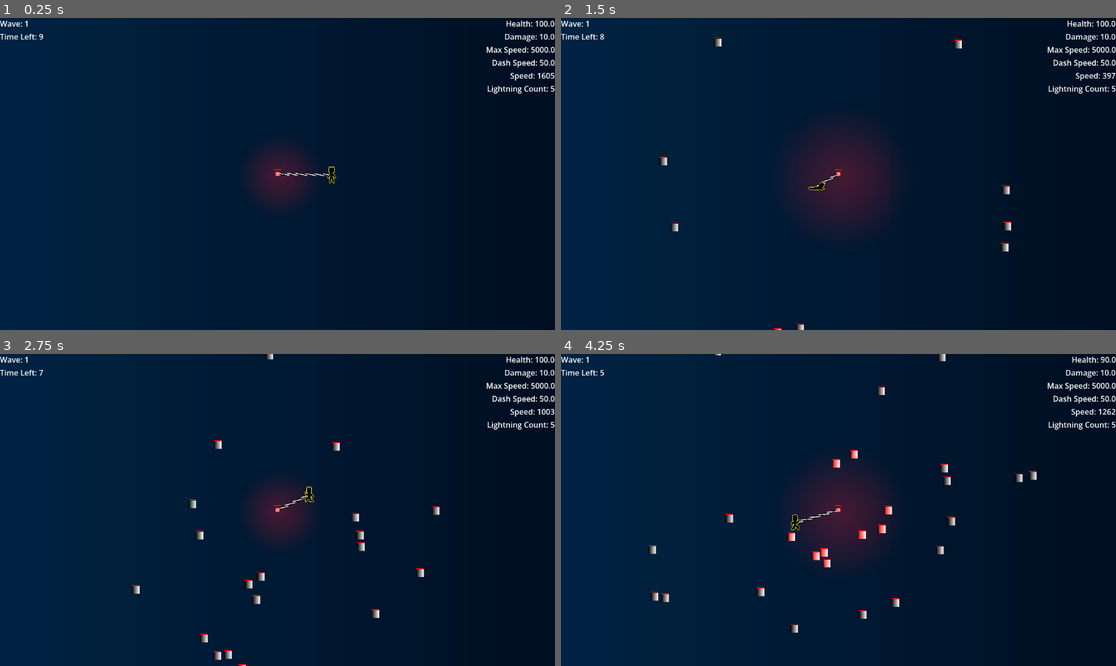
Above: before the commit, frames 1-4 (two rows, left to right).
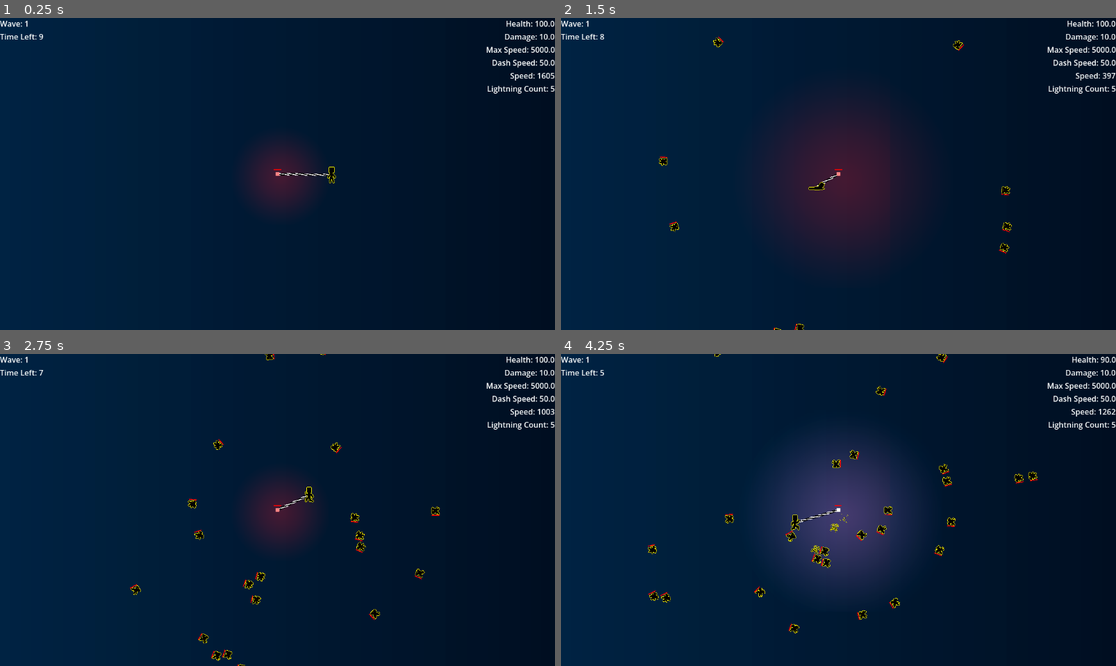
Above: after the commit, the same moments.

Repository: Blulow/majorjam
Game: Godot game, scene res://scenes/game.tscn
Two runs of this game, one before a commit and one after it. Both use one fixed random seed, a clock stepped at 60 frames per second and the inputs below.
Inputs (mouse positions are in pixels of both pictures, inside the frame that each line leads up to):
- Up to frame 1 (0.25 s): no input
- Up to frame 2 (1.5 s): move the mouse to (960, 158) at 0.52 s; hold Up (up) 0.53-1.28 s; hold Right (right) from 0.53 s (still down); click (960, 158) at 0.67 s; move the mouse to (727, 189) at 1.27 s; tap Shift (dash) at 1.35 s
- Up to frame 3 (2.75 s): tap Up (up) at 1.52, 1.55, 1.82 s; move the mouse to (333, 441) at 2.02 s; release Right (right) at 2.03 s; hold Left (left) from 2.03 s (still down); hold Up (up) from 2.03 s (still down)
- Up to frame 4 (4.25 s): move the mouse to (810, 572) at 2.77 s; release Left (left) at 2.78 s; release Up (up) at 2.78 s; hold Right (right) from 2.78 s (still down); tap Shift (dash) at 2.85 s; click (810, 572) at 2.92 s; tap Up (up) at 3.02, 3.05, 3.32 s; move the mouse to (1005, 556) at 3.52 s; hold Up (up) from 3.53 s (still down)

The runs differ from the first frame. In frame 2, 0.7% of the frame differs, in the area x 17-82%, y 6-100%; in frame 3, 0.8%; in frame 4, 8.1%, in the area x 15-86%, y 0-90%.

Commit message:
add: enemy sprites & anchor warning pulse

Diff:
--- a/scenes/enemies/enemy.tscn
+++ b/scenes/enemies/enemy.tscn
@@ -2,19 +2,87 @@
 
 [ext_resource type="Script" uid="uid://cct6jxwkm20m" path="res://scripts/enemies/enemy.gd" id="1_4ra3w"]
 [ext_resource type="PackedScene" uid="uid://6p35ilxarqkx" path="res://scenes/components/movement/body_controller.tscn" id="1_7p1mj"]
+[ext_resource type="Texture2D" uid="uid://cmeq2hb3kae2g" path="res://assets/images/enemies/enemy.png" id="2_qch6t"]
+[ext_resource type="Shader" uid="uid://bkwuvynssdvkc" path="res://assets/shaders/edge_glow.gdshader" id="2_y5th1"]
 [ext_resource type="PackedScene" uid="uid://1aobupq5yn68" path="res://scenes/components/movement/fly_towards_movement.tscn" id="3_5uy6h"]
+[ext_resource type="Texture2D" uid="uid://cp1ij1fi5ugid" path="res://assets/images/enemies/enemy_death.png" id="3_tihwb"]
 [ext_resource type="Script" uid="uid://c4aawg2sg0yr4" path="res://scripts/free_on_exit.gd" id="4_5uy6h"]
 [ext_resource type="PackedScene" uid="uid://7dwakhglsfay" path="res://scenes/components/health/health.tscn" id="5_xwavj"]
 [ext_resource type="PackedScene" uid="uid://db83kpteormgm" path="res://scenes/components/health/hurtbox.tscn" id="6_nenq2"]
 [ext_resource type="PackedScene" uid="uid://2meofxjo8ys4" path="res://scenes/components/health/hitbox.tscn" id="7_nenq2"]
 [ext_resource type="PackedScene" uid="uid://17dooe5napow" path="res://scenes/components/ui/health_bar.tscn" id="8_n7575"]
 
-[sub_resource type="Gradient" id="Gradient_g2els"]
+[sub_resource type="ShaderMaterial" id="ShaderMaterial_tihwb"]
+shader = ExtResource("2_y5th1")
 
-[sub_resource type="GradientTexture2D" id="GradientTexture2D_8tegq"]
-gradient = SubResource("Gradient_g2els")
-width = 32
-height = 32
+[sub_resource type="AtlasTexture" id="AtlasTexture_twn6s"]
+atlas = ExtResource("3_tihwb")
+region = Rect2(0, 0, 36, 36)
+
+[sub_resource type="AtlasTexture" id="AtlasTexture_sb86v"]
+atlas = ExtResource("3_tihwb")
+region = Rect2(36, 0, 36, 36)
+
+[sub_resource type="AtlasTexture" id="AtlasTexture_pe3k2"]
+atlas = ExtResource("3_tihwb")
+region = Rect2(72, 0, 36, 36)
+
+[sub_resource type="AtlasTexture" id="AtlasTexture_kugq1"]
+atlas = ExtResource("3_tihwb")
+region = Rect2(108, 0, 36, 36)
+
+[sub_resource type="AtlasTexture" id="AtlasTexture_y5th1"]
+atlas = ExtResource("2_qch6t")
+region = Rect2(0, 0, 36, 36)
+
+[sub_resource type="AtlasTexture" id="AtlasTexture_tihwb"]
+atlas = ExtResource("2_qch6t")
+region = Rect2(36, 0, 36, 36)
+
+[sub_resource type="AtlasTexture" id="AtlasTexture_p7w77"]
+atlas = ExtResource("2_qch6t")
+region = Rect2(72, 0, 36, 36)
+
+[sub_resource type="AtlasTexture" id="AtlasTexture_k4gvh"]
+atlas = ExtResource("2_qch6t")
+region = Rect2(108, 0, 36, 36)
+
+[sub_resource type="SpriteFrames" id="SpriteFrames_twn6s"]
+animations = [{
+"frames": [{
+"duration": 1.0,
+"texture": SubResource("AtlasTexture_twn6s")
+}, {
+"duration": 1.0,
+"texture": SubResource("AtlasTexture_sb86v")
+}, {
+"duration": 1.0,
+"texture": SubResource("AtlasTexture_pe3k2")
+}, {
+"duration": 1.0,
+"texture": SubResource("AtlasTexture_kugq1")
+}],
+"loop": false,
+"name": &"death",
+"speed": 10.0
+}, {
+"frames": [{
+"duration": 1.0,
+"texture": SubResource("AtlasTexture_y5th1")
+}, {
+"duration": 1.0,
+"texture": SubResource("AtlasTexture_tihwb")
+}, {
+"duration": 1.0,
+"texture": SubResource("AtlasTexture_p7w77")
+}, {
+"duration": 1.0,
+"texture": SubResource("AtlasTexture_k4gvh")
+}],
+"loop": true,
+"name": &"default",
+"speed": 5.0
+}]
 
 [sub_resource type="RectangleShape2D" id="RectangleShape2D_7p1mj"]
 size = Vector2(32, 32)
@@ -25,13 +93,20 @@
 [sub_resource type="RectangleShape2D" id="RectangleShape2D_xwavj"]
 size = Vector2(32, 32)
 
-[node name="Enemy" type="CharacterBody2D" unique_id=1084182467 groups=["enemy"]]
+[node name="Enemy" type="CharacterBody2D" unique_id=1084182467 node_paths=PackedStringArray("sprite", "fly_towards_movement") groups=["enemy"]]
 collision_layer = 2
 collision_mask = 2
 script = ExtResource("1_4ra3w")
+sprite = NodePath("Sprite2D")
+fly_towards_movement = NodePath("FlyTowardsMovement")
 
-[node name="Sprite2D" type="Sprite2D" parent="." unique_id=1129537266]
-texture = SubResource("GradientTexture2D_8tegq")
+[node name="Sprite2D" type="AnimatedSprite2D" parent="." unique_id=624964368]
+material = SubResource("ShaderMaterial_tihwb")
+instance_shader_parameters/glow_color = Color(0.90625, 0.31860352, 0, 1)
+rotation = 3.1415927
+sprite_frames = SubResource("SpriteFrames_twn6s")
+animation = &"death"
+autoplay = "default"
 
 [node name="CollisionShape2D" type="CollisionShape2D" parent="." unique_id=1088048531]
 shape = SubResource("RectangleShape2D_7p1mj")
--- a/scenes/game.tscn
+++ b/scenes/game.tscn
@@ -25,6 +25,7 @@
 [ext_resource type="Resource" uid="uid://d2uxbwoccdu1o" path="res://assets/resources/wave_patterns/wave_3.tres" id="16_bhx41"]
 [ext_resource type="Script" uid="uid://i1l2dnvixscx" path="res://scripts/build/build_card.gd" id="16_ssvqc"]
 [ext_resource type="Resource" uid="uid://dvp5nithcl5ex" path="res://assets/resources/build_cards/attack_increase.tres" id="17_264po"]
+[ext_resource type="Script" uid="uid://bj2gq1lwt5wbw" path="res://scripts/anchor_light.gd" id="17_gxtfn"]
 [ext_resource type="Resource" uid="uid://4nlxcoipaudb" path="res://assets/resources/build_cards/health_boost.tres" id="18_1kice"]
 [ext_resource type="Resource" uid="uid://cp71es3qmfwwd" path="res://assets/resources/wave_patterns/wave_4.tres" id="18_bhx41"]
 [ext_resource type="Resource" uid="uid://cho8r4i8ometm" path="res://assets/resources/wave_patterns/wave_5.tres" id="19_sww3w"]
@@ -34,44 +35,6 @@
 [ext_resource type="Resource" uid="uid://6agwcpkd2mrt" path="res://assets/resources/wave_patterns/wave_7.tres" id="21_suyxu"]
 [ext_resource type="Resource" uid="uid://cew1aw0uhnd3i" path="res://assets/resources/build_cards/lightning.tres" id="22_37s47"]
 [ext_resource type="Script" uid="uid://tu3rlu0tc37u" path="res://scripts/player_stats_updater.gd" id="23_bt5mj"]
-
-[sub_resource type="Animation" id="Animation_js0lu"]
-length = 0.001
-tracks/0/type = "value"
-tracks/0/imported = false
-tracks/0/enabled = true
-tracks/0/path = NodePath(".:scale")
-tracks/0/interp = 1
-tracks/0/loop_wrap = true
-tracks/0/keys = {
-"times": PackedFloat32Array(0),
-"transitions": PackedFloat32Array(1),
-"update": 0,
-"values": [Vector2(12, 12)]
-}
-
-[sub_resource type="Animation" id="Animation_v2yb1"]
-resource_name = "anchor_pulse"
-length = 3.0
-loop_mode = 1
-tracks/0/type = "value"
-tracks/0/imported = false
-tracks/0/enabled = true
-tracks/0/path = NodePath(".:scale")
-tracks/0/interp = 1
-tracks/0/loop_wrap = true
-tracks/0/keys = {
-"times": PackedFloat32Array(0, 1.5, 3),
-"transitions": PackedFloat32Array(1, 1, 1),
-"update": 0,
-"values": [Vector2(5, 5), Vector2(10, 10), Vector2(5, 5)]
-}
-
-[sub_resource type="AnimationLibrary" id="AnimationLibrary_js0lu"]
-_data = {
-&"RESET": SubResource("Animation_js0lu"),
-&"anchor_pulse": SubResource("Animation_v2yb1")
-}
 
 [sub_resource type="Gradient" id="Gradient_v2yb1"]
 colors = PackedColorArray(0.028930664, 0.17094707, 0.30859375, 1, 0.0134887695, 0.06848955, 0.1328125, 1)
@@ -127,11 +90,6 @@
 
 [node name="Game" type="Node2D" unique_id=1213886240]
 
-[node name="AnimationPlayer" type="AnimationPlayer" parent="." unique_id=681238835]
-root_node = NodePath("../Arena/Anchor/AnchorLight")
-libraries/ = SubResource("AnimationLibrary_js0lu")
-autoplay = &"anchor_pulse"
-
 [node name="Camera2D" type="Camera2D" parent="." unique_id=3078971]
 zoom = Vector2(0.5, 0.5)
 
@@ -261,11 +219,12 @@
 
 [node name="AnchorLight" type="PointLight2D" parent="Arena/Anchor" unique_id=273963968]
 position = Vector2(1.9999995, 2.3841858e-07)
-scale = Vector2(12, 12)
+scale = Vector2(5, 5)
 color = Color(1, 0, 0, 1)
 energy = 12.36
 range_layer_min = -1
 texture = SubResource("GradientTexture2D_twgab")
+script = ExtResource("17_gxtfn")
 
 [node name="EnemySpawner" parent="." unique_id=1446661225 node_paths=PackedStringArray("arena") instance=ExtResource("7_gee14")]
 arena = NodePath("../Arena")
@@ -291,3 +250,5 @@
 
 [node name="WorldEnvironment" type="WorldEnvironment" parent="." unique_id=896123048]
 environment = SubResource("Environment_v2yb1")
+
+[connection signal="hit" from="Arena/Anchor" to="Arena/Anchor/AnchorLight" method="_on_anchor_hit"]
--- /dev/null
+++ b/scripts/anchor_light.gd
@@ -0,0 +1,14 @@
+extends PointLight2D
+
+@export var anchor: Anchor
+
+func _ready() -> void:
+	var anchor_pulse: Tween = create_tween().set_loops()
+	anchor_pulse.tween_property(self, "scale", Vector2.ONE * 15, 1.5)
+	anchor_pulse.tween_property(self, "scale", Vector2.ONE * 5, 1.5)
+
+func _on_anchor_hit() -> void:
+	print("e")
+	var danger_pulse: Tween = create_tween()
+	danger_pulse.tween_property(self, "color", Color(1, 0.1, 0.1), 0.5)
+	danger_pulse.tween_property(self, "color", Color(1, 0, 0), 0.5)
--- a/scripts/enemies/enemy.gd
+++ b/scripts/enemies/enemy.gd
@@ -2,6 +2,11 @@
 class_name Enemy
 
 @export var target: Node2D
+@export var sprite: AnimatedSprite2D
+@export var fly_towards_movement: FlyTowardsMovement
 
 func _on_health_died() -> void:
+	fly_towards_movement.speed = 0.0
+	sprite.play("death")
+	await sprite.animation_finished
 	queue_free()
--- a/scripts/movement/fly_towards_movement.gd
+++ b/scripts/movement/fly_towards_movement.gd
@@ -12,6 +12,9 @@
 
 func _ready() -> void:
 	target = body.target
+	if target:
+		dir = body.global_position.direction_to(target.global_position)
+	body.rotation = atan2(dir.y, dir.x)
 
 func _physics_process(delta: float) -> void:
 	if not is_instance_valid(body.target): return
Binary file added: assets/images/enemies/enemy.png
Not shown, added: assets/images/enemies/enemy.png.import
Binary file added: assets/images/enemies/enemy_death.png
Not shown, added: assets/images/enemies/enemy_death.png.import
Not shown, added: scripts/anchor_light.gd.uid
